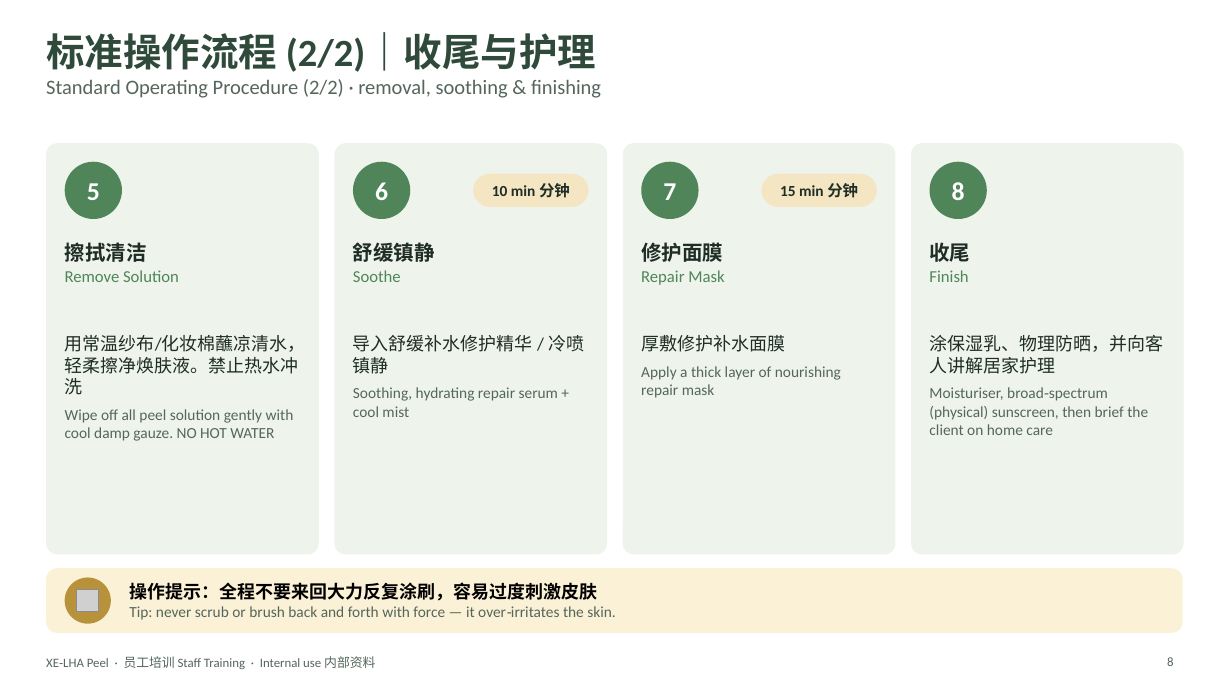
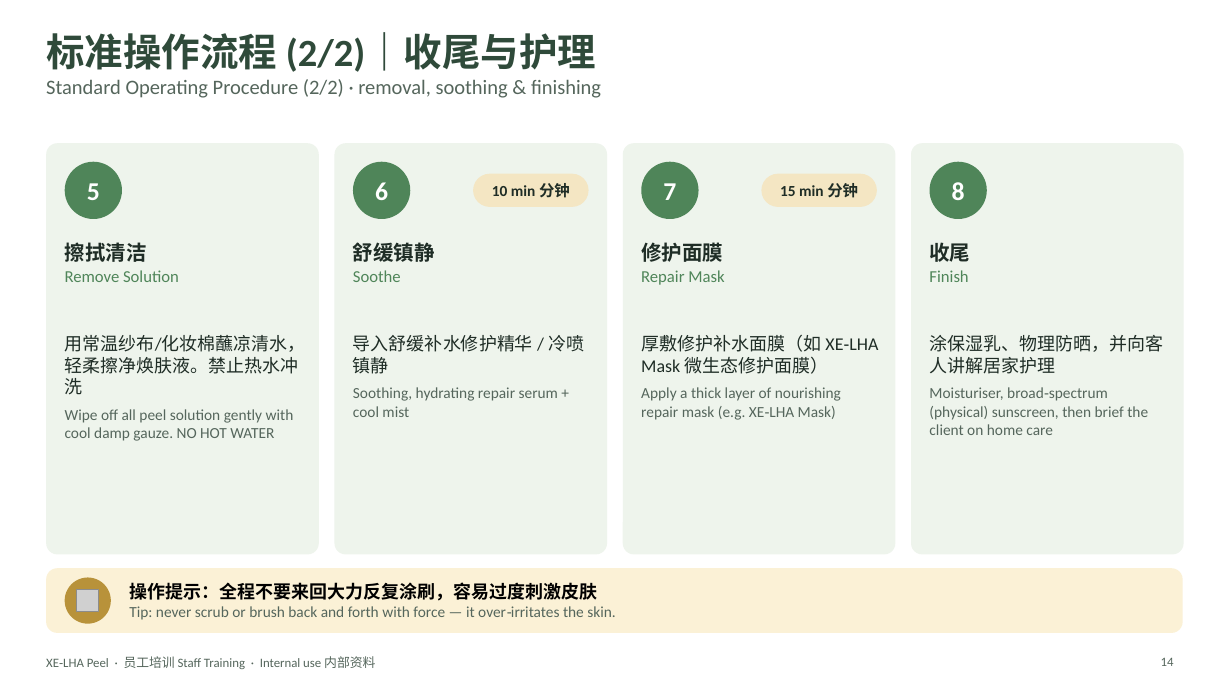
Before and after one commit to wanxinlee/cautious-computing-machine, a slide deck: slide 14 of XE-LHA-Peel-Staff-Training.pptx (slide 8 before the commit). Drawn at 1232x693 pixels with LibreOffice and Linux fonts; fonts in the diff are those of the drawing; grey boxes stand for pictures. Boxes give left, top, right and bottom in pixels: in the first picture for what was removed or moved away, otherwise in the second. Text is boxed around its words. In the diff, an @@ line names an element or a change of style, - is before the commit and + after.

```diff
--- a/XE-LHA-Peel-Staff-Training.pptx
+++ b/XE-LHA-Peel-Staff-Training.pptx
@@ text at (x1=641, y1=335, x2=878, y2=420): text changed @@
-厚敷修护补水面膜
-Apply a thick layer of nourishing repair mask
+厚敷修护补水面膜（如 XE‑LHA Mask 微生态修护面膜）
+Apply a thick layer of nourishing repair mask (e.g. XE‑LHA Mask)
@@ page number at (x1=1161, y1=658, x2=1174, y2=666): text changed @@
-8
+14
```
Also in this commit, not shown: 5 other slides changed, 7 slides added, 1 slide removed.
